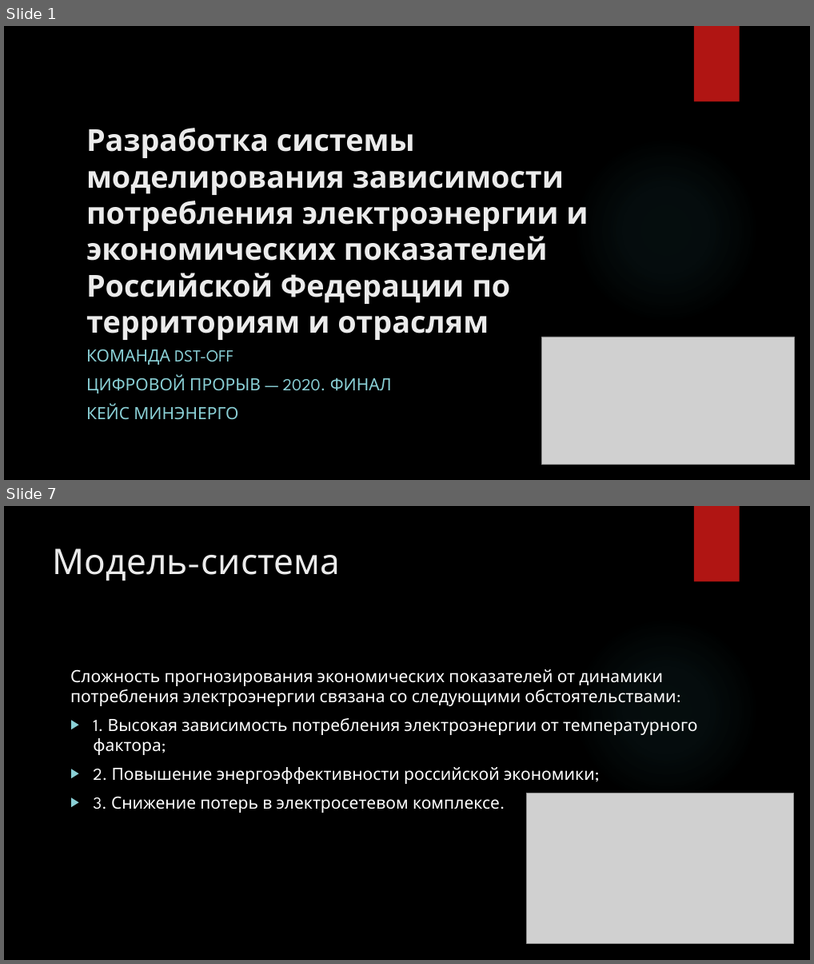
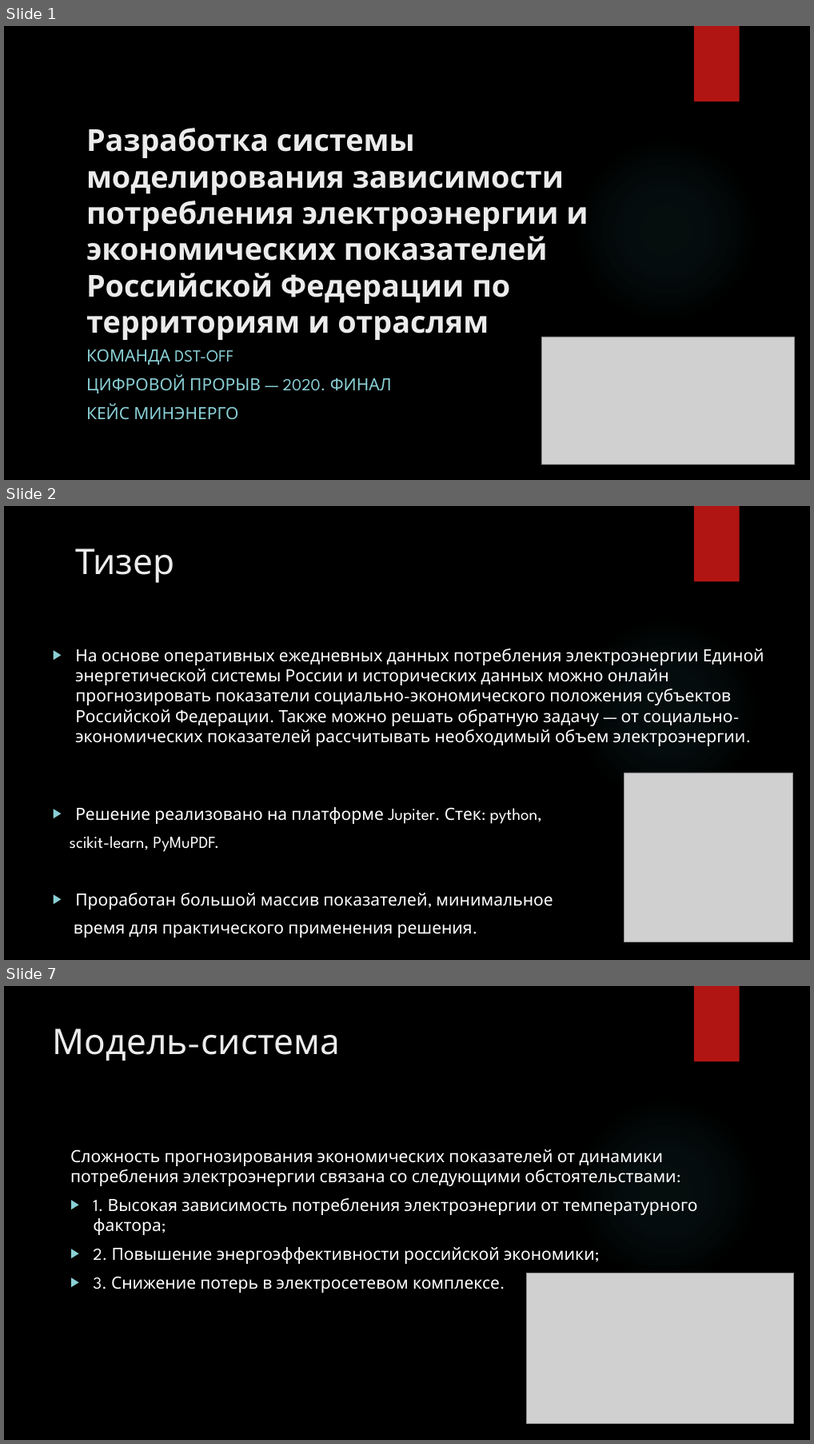
Before and after one commit to dsfnag/dst-off_final, a slide deck: DST-OFF-draft_MINENERGO.pptx. Shown one above the other, each under a label of ours: slides 1 and 7 before the commit, slides 1, 2 and 7 after it; the slides between them are not shown. The pictures are 814x964 and 814x1444 pixels, drawn with LibreOffice and Linux fonts; fonts in the diff are those of the drawing; grey boxes stand for pictures; background and template pictures are left out. Boxes give left, top, right and bottom in pixels: in the first picture for what was removed or moved away, otherwise in the second. Text is boxed around its words. In the diff, an @@ line names an element or a change of style, - is before the commit and + after.

```diff
--- a/DST-OFF-draft_MINENERGO.pptx
+++ b/DST-OFF-draft_MINENERGO.pptx
@@ slide 2 added at (4,506,810,960), background picture (left out); not listed: 2 template elements that a slide beside it also shows @@
@@ title added at (75,548,174,583), 42 pt, text #EBEBEB @@
+Тизер
@@ text added at (70,648,765,909), 20 pt, text #FFFFFF @@
+▶ На основе оперативных ежедневных данных потребления электроэнергии Единой энергетической системы России и исторических данных можно онлайн прогнозировать показатели социально-экономического положения субъектов Российской Федерации. Также можно решать обратную задачу — от социально-экономических показателей рассчитывать необходимый объем электроэнергии.
+▶ Решение реализовано на платформе Jupiter. Стек: python,
+scikit-learn, PyMuPDF.
+▶ Проработан большой массив показателей, минимальное
+время для практического применения решения.
@@ picture added at (625,772,793,941) @@
```
Also in this commit, not shown: 6 slides changed, 1 other slide added, 2 slides removed, 2 other files.
